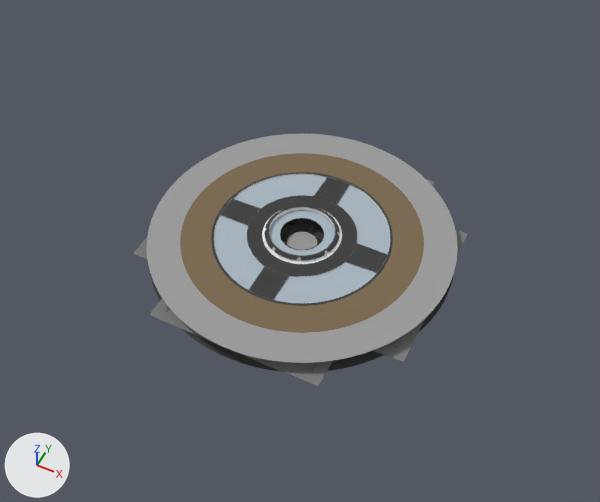
A saved change to the Blender file Assets/World/Scene.blend.
One viewpoint serves both versions: a 50 mm camera at (11.4, -23.1, 27.7) aimed at (0.6, -1.3, 0.4). Arrows for +X, +Y and +Z are at lower left; the lights stay in place.
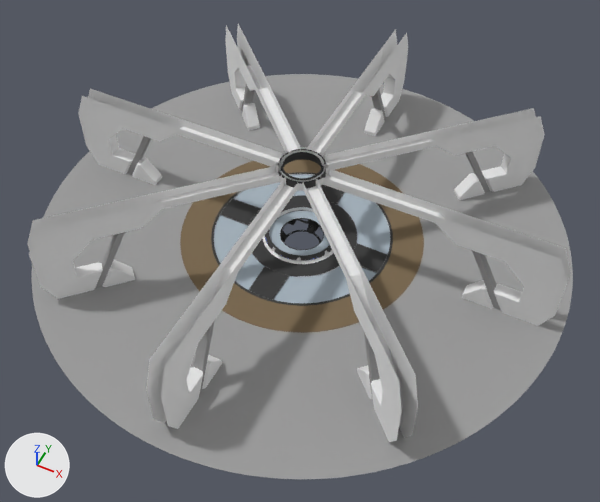
ob_center is not drawn itself; it is used by a modifier of ob_cylinder, ob_beziercurve_000, ob_circle_007, ob_beziercurve_001, ob_cube_001, ob_cylinder_001, ob_cube, ob_circle_002.

Changed parts and their boxes [x1, y1, x2, y2] in the pictures (600 x 502 px):
'Circle.012', added, shown: after [31, 74, 573, 479]
'Circle.011', added, shown: after [78, 29, 571, 429]
'Circle.016', added: after [27, 24, 545, 442]
'Circle.001', hidden: before [150, 219, 454, 371]
'Circle.013', added, shown: after [278, 149, 326, 188]
'Circle.015', hidden: before [287, 232, 317, 250]
'Cube.003', unchanged, covered by the edit: before [133, 149, 467, 387]

The change in detail:
Mesh me_circle_004 is new.
It has 53 vertices, 33 faces and spans x -11.5..-0.8, y -0.5..0.0, z 0.0..4.2.
Faces by material slot: [4, 29].
It uses material mat_floorlight (grey #9e9e9e).
It uses material mat_floorwhite (white #ececec).
Mesh me_circle_008 is new.
It has 132 vertices, 96 faces and spans x -1.0..0.0, y -1.0..0.0, z 3.7..4.2.
It uses material mat_floordark (dark grey #464646).
Mesh me_circle_021 is new.
It has 66 vertices, 32 faces and spans x -12.0..0.0, y -12.0..0.0, z -0.01..0.0.
It uses material mat_floorlight (grey #9e9e9e).
Mesh me_circle_022 is new.
It has 356 vertices, 264 faces and spans x -11.5..11.5, y -11.5..11.5, z 0.0..4.2.
Faces by material slot: [32, 232].
It uses material mat_floorlight (grey #9e9e9e).
It uses material mat_floorwhite (white #ececec).
Object 'Circle.015' (ob_circle_015) is now hidden.
Object 'Center' (ob_center) is now hidden.
Object 'Circle.001' (ob_circle_001) is now hidden.
Object 'Circle.011' (ob_circle_011) is new; it shows me_circle_004.
Its location is (0.0, 0.0, 0.0).
It gains a MIRROR modifier named 'Mirror'.
Modifier setting: use_axis = (False, True, False).
It gains a ARRAY modifier named 'Array'.
Modifier setting: count = 4.
Modifier setting: use_constant_offset = True.
Modifier setting: constant_offset_displace = (0.0, 0.0, 0.0).
Modifier setting: use_relative_offset = False.
Modifier setting: use_object_offset = True.
Modifier setting: offset_object = ob_center.
It gains a BEVEL modifier named 'Bevel'.
Modifier setting: width = 0.01.
Modifier setting: width_pct = 0.01.
Modifier setting: limit_method = 'NONE'.
Modifier setting: spread = 0.0.
Object 'Circle.013' (ob_circle_013) is new; it shows me_circle_008.
Its location is (0.0, 0.0, 0.0).
It gains a ARRAY modifier named 'Array'.
Modifier setting: count = 4.
Modifier setting: use_constant_offset = True.
Modifier setting: constant_offset_displace = (0.0, 0.0, 0.0).
Modifier setting: use_relative_offset = False.
Modifier setting: use_object_offset = True.
Modifier setting: offset_object = ob_center.
Object 'Circle.012' (ob_circle_012) is new; it shows me_circle_021.
Its location is (0.0, 0.0, 0.0).
It gains a ARRAY modifier named 'Array'.
Modifier setting: count = 4.
Modifier setting: constant_offset_displace = (0.0, 0.0, 0.0).
Modifier setting: use_relative_offset = False.
Modifier setting: use_merge_vertices = True.
Modifier setting: use_object_offset = True.
Modifier setting: offset_object = ob_center.
Object 'Circle.016' (ob_circle_016) is new; it shows me_circle_022.
Its location is (0.0, 0.0, 0.0).
Its rotation in degrees is (0, 0, 45).
It gains a BEVEL modifier named 'Bevel'.
Modifier setting: width = 0.01.
Modifier setting: width_pct = 0.01.
Modifier setting: limit_method = 'NONE'.
Modifier setting: spread = 0.0.
